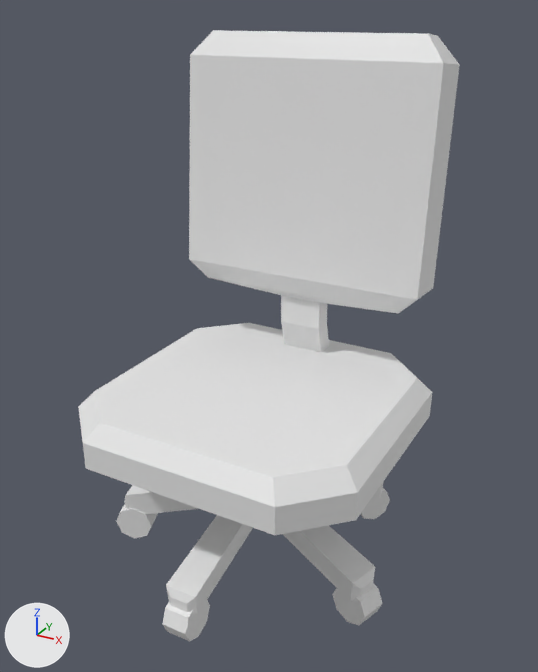
Before and after pictures for a commit that changed the FBX model Assets/ArtRes/Map/Office/scene_chair.fbx.
The view is the same before and after, from a 50 mm camera at (0.754, -1.321, 1.249) aimed at (0.029, -0.003, 0.59). Lighting does not change. The marker at lower left points along +X, +Y and +Z. Where no turn or scale is listed for an object, it has been applied to the vertices.

In view in the first picture: 'chair'.
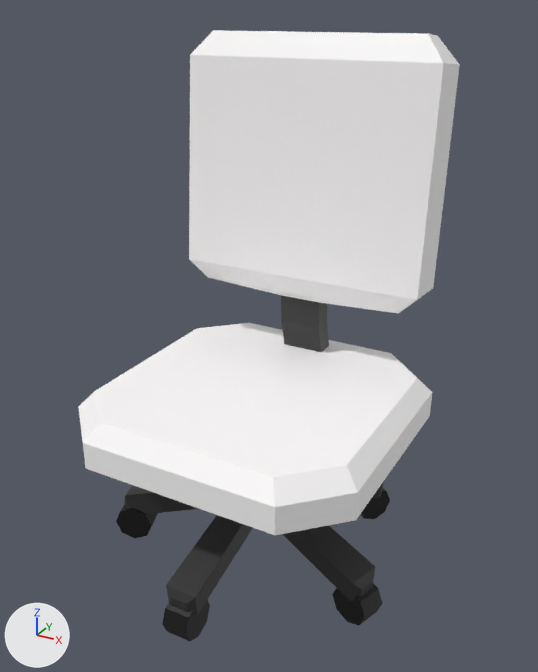
Where the newer file only moved an object's origin or applied its transform, the numbers keep the older frame.

What differs and where, as boxes (x1, y1, x2, y2) in the pictures (538 x 672 px):
part 1 of me_柱体_002, recoloured
    both: (78, 30, 460, 535)
part 2 of me_柱体_002, recoloured (white to black)
    both: (125, 481, 384, 615)
part 3 of me_柱体_002, recoloured (white to black)
    both: (281, 295, 329, 352)
part 4 of me_柱体_002, recoloured (white to black)
    both: (166, 585, 197, 615)
part 5 of me_柱体_002, recoloured (white to black)
    both: (350, 567, 375, 601)
part 6 of me_柱体_002, recoloured (white to black)
    both: (116, 488, 390, 641)

What the commit changed:
Material 'iron' (mat_iron) is new.
Its base color is (0.0297, 0.0297, 0.0297) (black #303030).
Material 'wheel' (mat_wheel) is new.
Its base color is (0.0, 0.0, 0.0) (black #000000).
Material 'cloth' (mat_cloth) is new.
Its base color is (1.0, 0.983, 0.983) (white #fffdfd).
me_柱体_002 has 208 vertices, 176 faces and spans x -0.36..0.36, y -0.368..0.34, z 0.0..1.203.
me_柱体_002 is used by ob_chair; location (0.0, 0.0, 0.0).
me_柱体_002 part 1: 62 of the faces centred in x -0.34..0.34, y -0.34..0.34, z 0.332..1.2 switch from no material to mat_cloth (white #fffdfd).
me_柱体_002 part 2: 41 of the faces centred in x -0.223..0.225, y -0.189..0.294, z 0.075..0.284 switch from no material to mat_iron (black #303030).
me_柱体_002 part 3: 8 of the faces centred in x -0.052..0.052, y 0.207..0.264, z 0.497..0.567 switch from no material to mat_iron (black #303030).
me_柱体_002 part 4: 5 of the faces centred in x -0.029..0.029, y -0.345..-0.338, z 0.076..0.116 switch from no material to mat_iron (black #303030).
me_柱体_002 part 5: 5 of the faces centred in x 0.315..0.333, y -0.132..-0.078, z 0.075..0.115 switch from no material to mat_iron (black #303030).
me_柱体_002 part 6: 50 of the faces centred in x -0.344..0.344, y -0.361..0.293, z 0.007..0.087 switch from no material to mat_wheel (black #000000).
